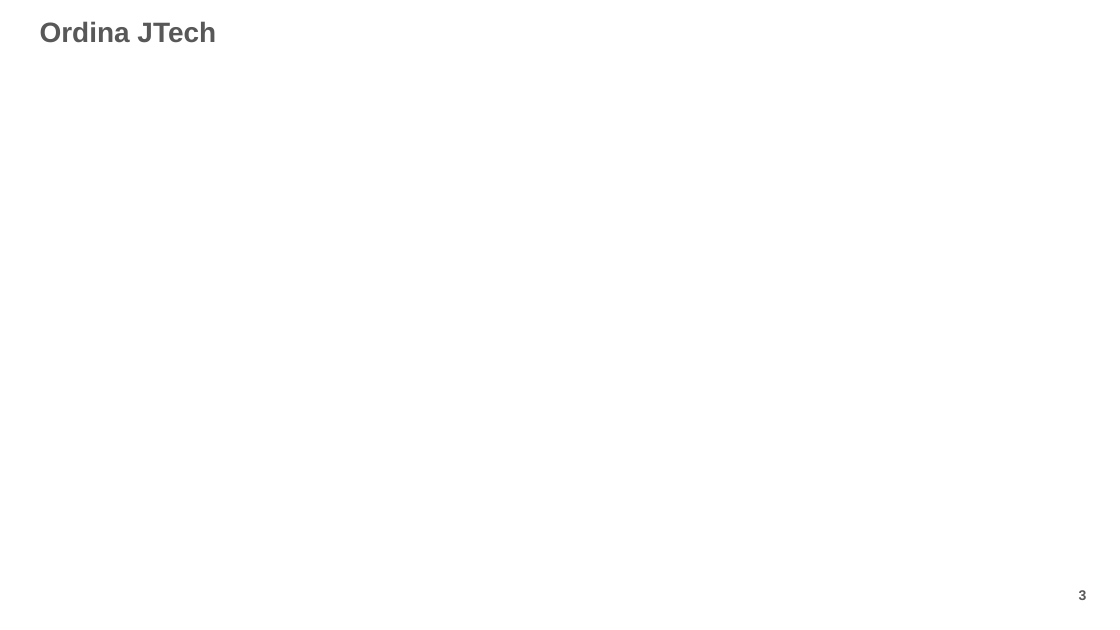
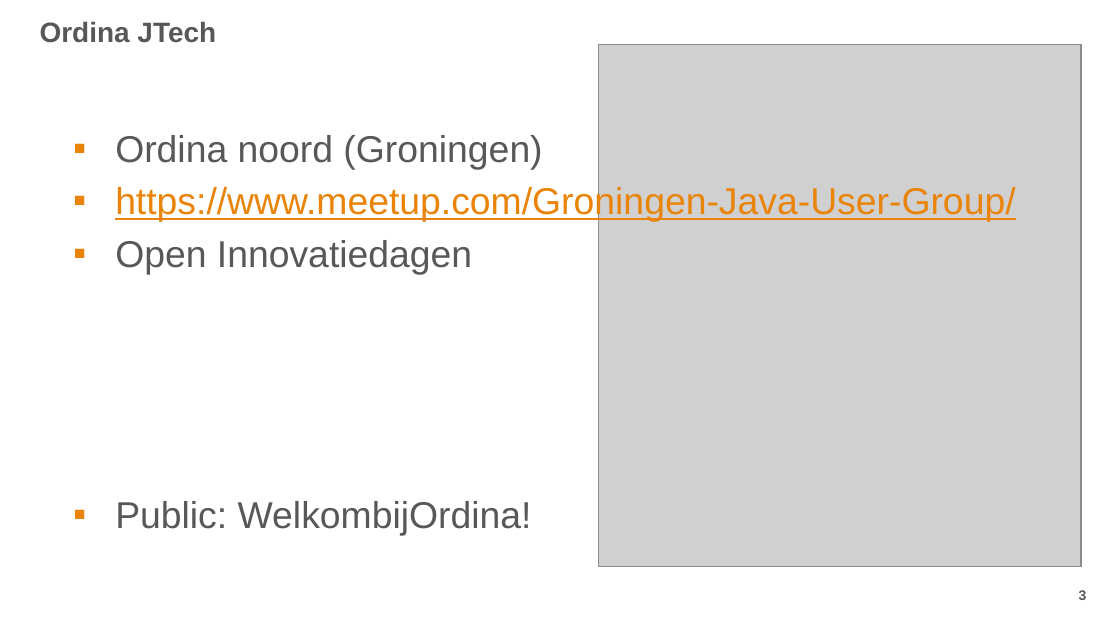
Before and after one commit to fbascheper/tensorflow-js-workshop, a slide deck: slide 3 of docs/tensorflowjs-workshop.pptx. Drawn at 1120x630 pixels with LibreOffice and Linux fonts; fonts in the diff are those of the drawing; grey boxes stand for pictures; background and template pictures are left out. Boxes give left, top, right and bottom in pixels: in the first picture for what was removed or moved away, otherwise in the second. Text is boxed around its words. In the diff, an @@ line names an element or a change of style, - is before the commit and + after.

Commit message:
Presentation update

```diff
--- a/docs/tensorflowjs-workshop.pptx
+++ b/docs/tensorflowjs-workshop.pptx
@@ picture added at bbox=[599, 44, 1082, 567] @@
@@ text added at bbox=[115, 135, 1015, 536], 24 pt, text #585858 @@
+▪ Ordina noord (Groningen)
+▪ https://www.meetup.com/Groningen-Java-User-Group/
+▪ Open Innovatiedagen
+▪ Public: WelkombijOrdina!
```
Also in this commit, not shown: 1 other slide changed, 2 slides added, 2 slides removed.
